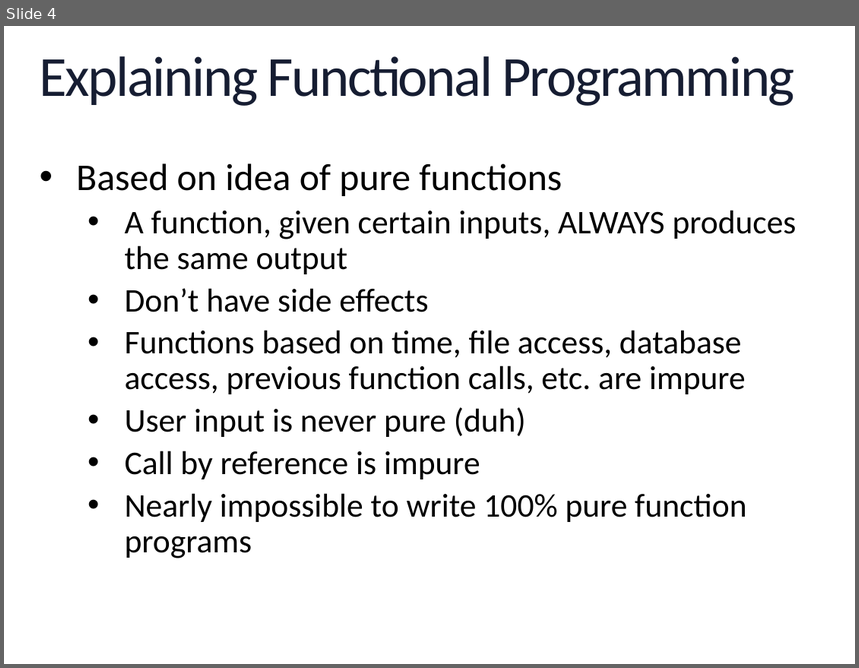
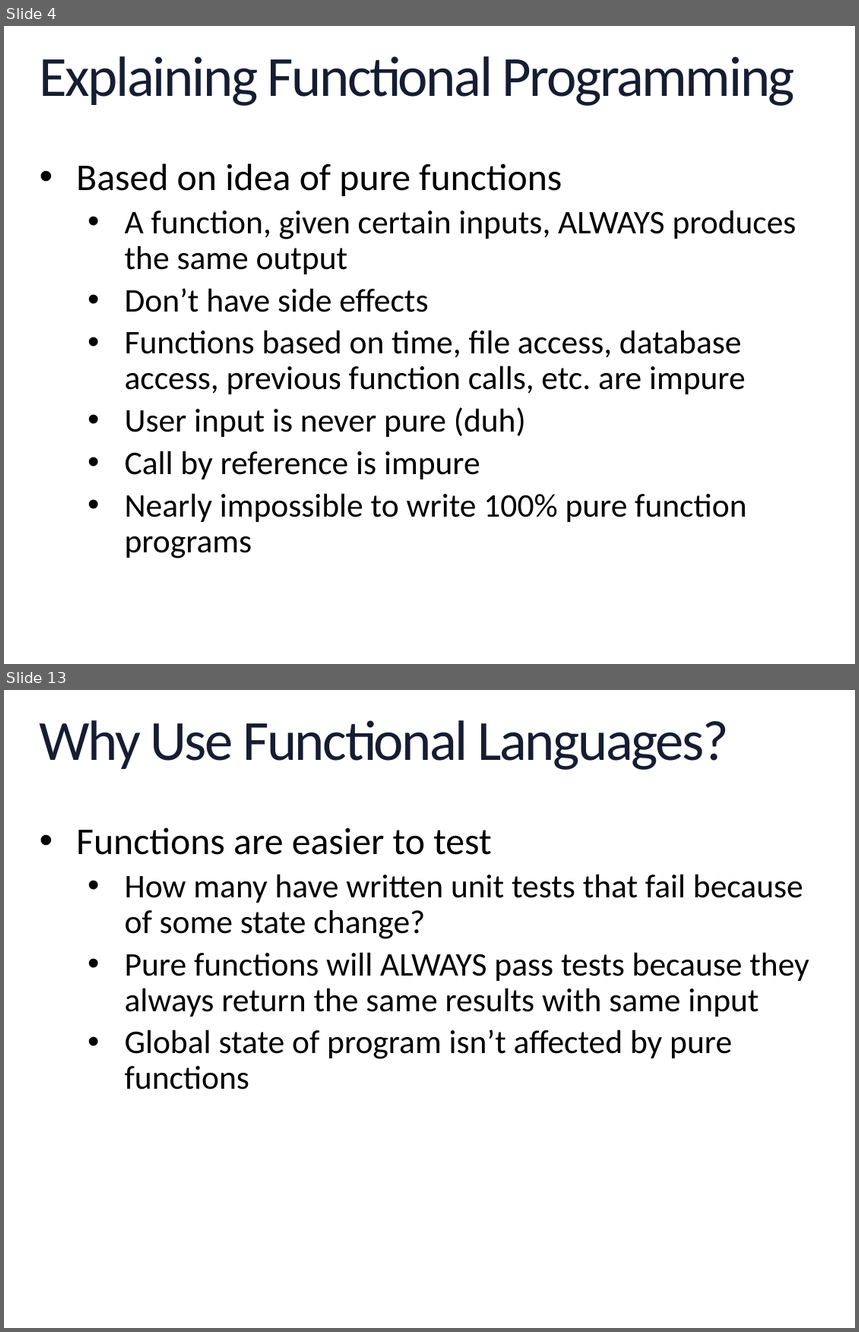
Before and after one commit to geekygirlsarah/talk-a_primer_on_functional_programming, a slide deck: A Primer on Functional Programming.pptx. Shown one above the other, each under a label of ours: slide 4 before the commit, slides 4 and 13 after it; the slides between them are not shown. The pictures are 859x668 and 859x1332 pixels, drawn with LibreOffice and Linux fonts; fonts in the diff are those of the drawing; background and template pictures are left out. Boxes give left, top, right and bottom in pixels: in the first picture for what was removed or moved away, otherwise in the second. Text is boxed around its words. In the diff, an @@ line names an element or a change of style, - is before the commit and + after.

```diff
--- a/A Primer on Functional Programming.pptx
+++ b/A Primer on Functional Programming.pptx
@@ slide 13 added at [4, 690, 855, 1328], background picture (left out); not listed: 1 template element that a slide beside it also shows @@
@@ title added at [40, 720, 729, 770], 48 pt, text gradient #2E59B0 to #161D32 to #000000 @@
+Why Use Functional Languages?
@@ text added at [76, 828, 809, 1090], 28 pt, text #000000 @@
+• Functions are easier to test
+  • How many have written unit tests that fail because of some state change?
+  • Pure functions will ALWAYS pass tests because they always return the same results with same input
+  • Global state of program isn’t affected by pure functions
```
Also in this commit, not shown: 1 slide changed, 22 other slides added.
